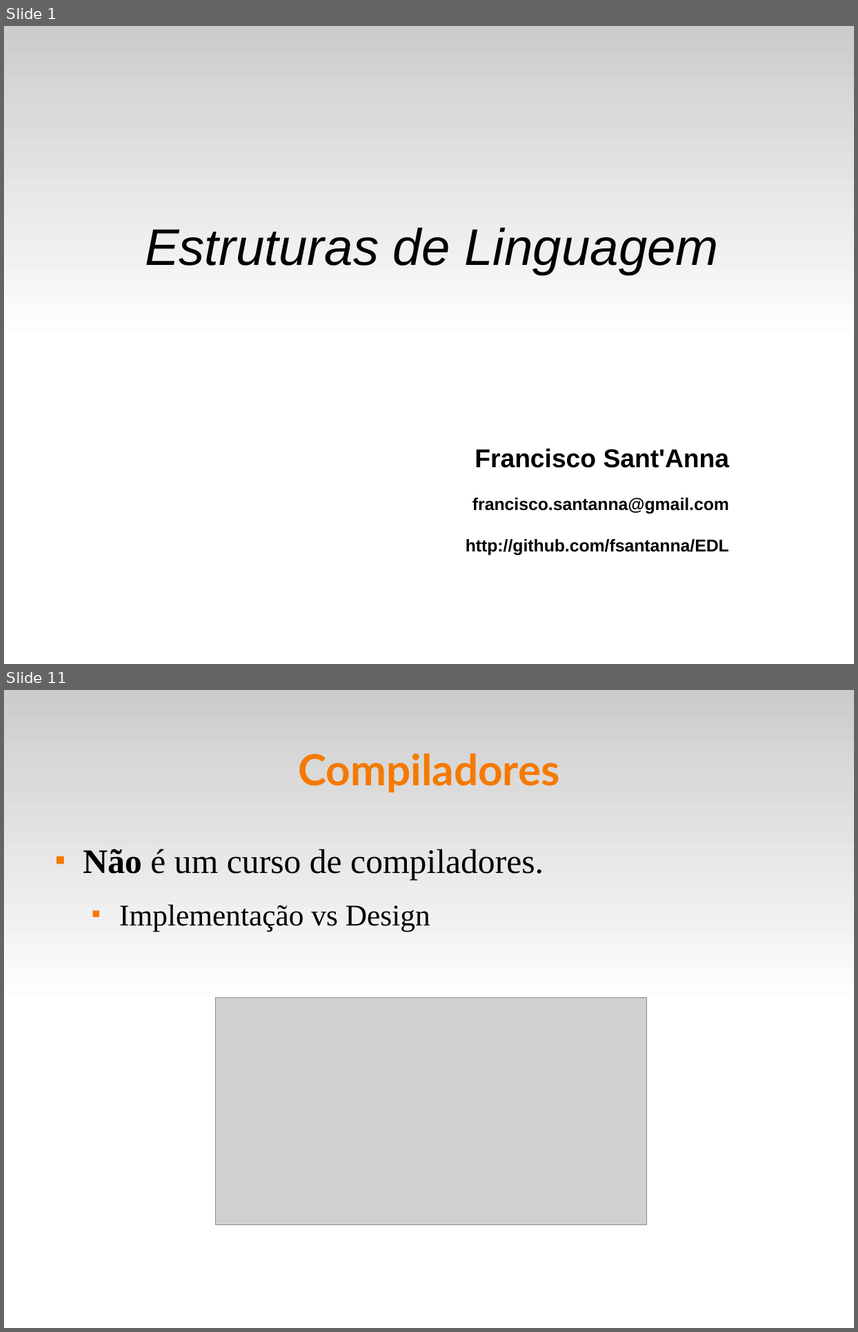
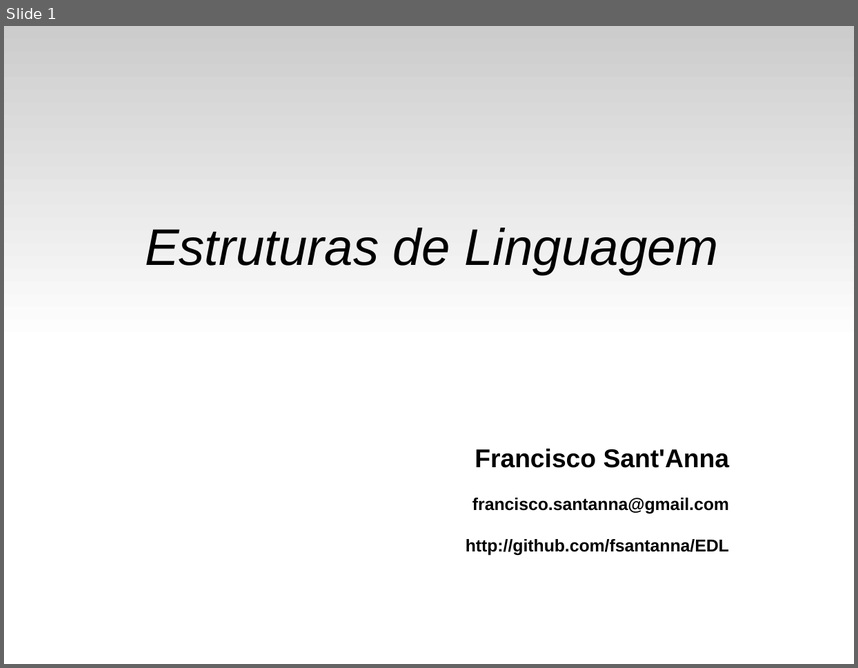
Before and after one commit to fsantanna-uerj/EDL, a slide deck: slides/edl-02.odp. Shown one above the other, each under a label of ours: slides 1 and 11 before the commit, slide 1 after it; the slides between them are not shown. The pictures are 858x1332 and 858x668 pixels, drawn with LibreOffice and Linux fonts; fonts in the diff are those of the drawing; grey boxes stand for pictures. Boxes give left, top, right and bottom in pixels: in the first picture for what was removed or moved away, otherwise in the second. Text is boxed around its words. In the diff, an @@ line names an element or a change of style, - is before the commit and + after.

```diff
--- a/slides/edl-02.odp
+++ b/slides/edl-02.odp
@@ slide 11 removed at [4,690,854,1328], background #FFFFFF; not listed: 1 template element that a slide beside it also shows @@
@@ title removed at [298,753,559,793] @@
-Compiladores
@@ text removed at [83,849,544,931] @@
-■ Não é um curso de compiladores.
-  ■ Implementação vs Design
@@ picture removed at [216,998,647,1225] @@
```
Also in this commit, not shown: 3 slides added, 9 other slides removed, 5 other files.
